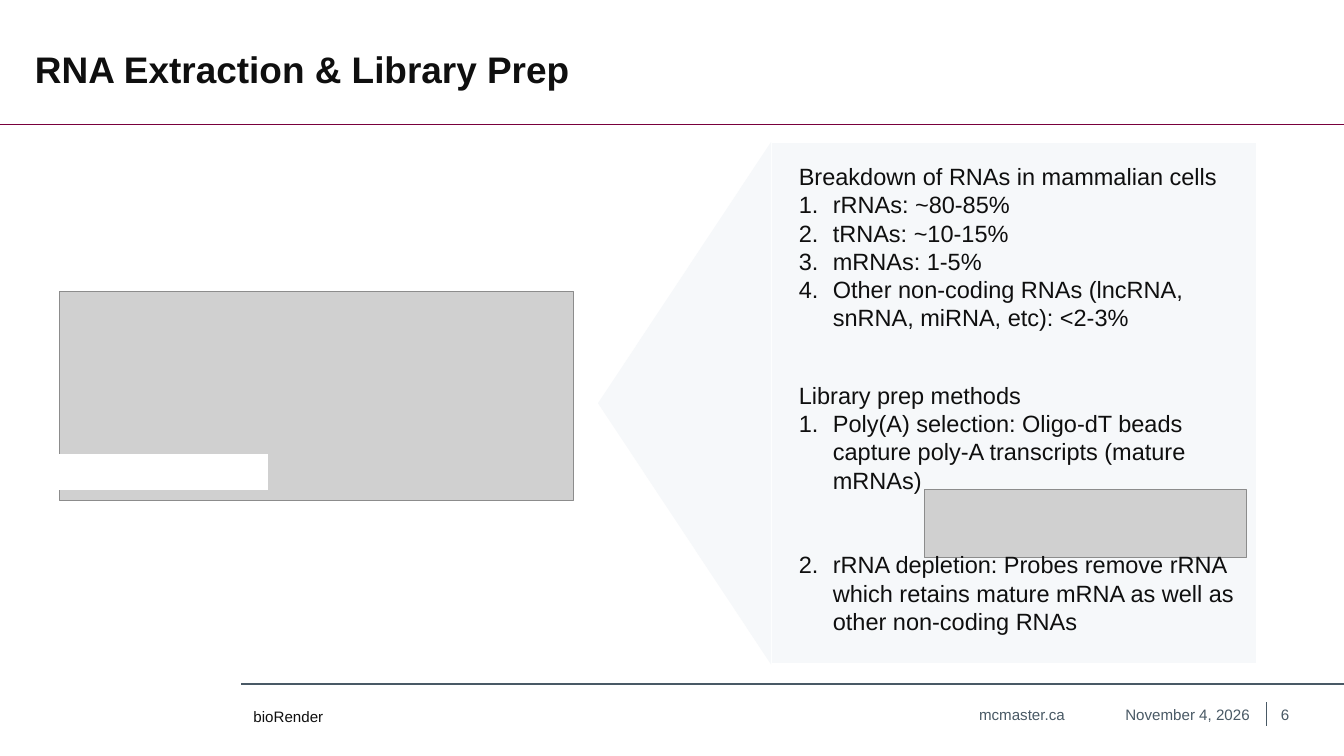
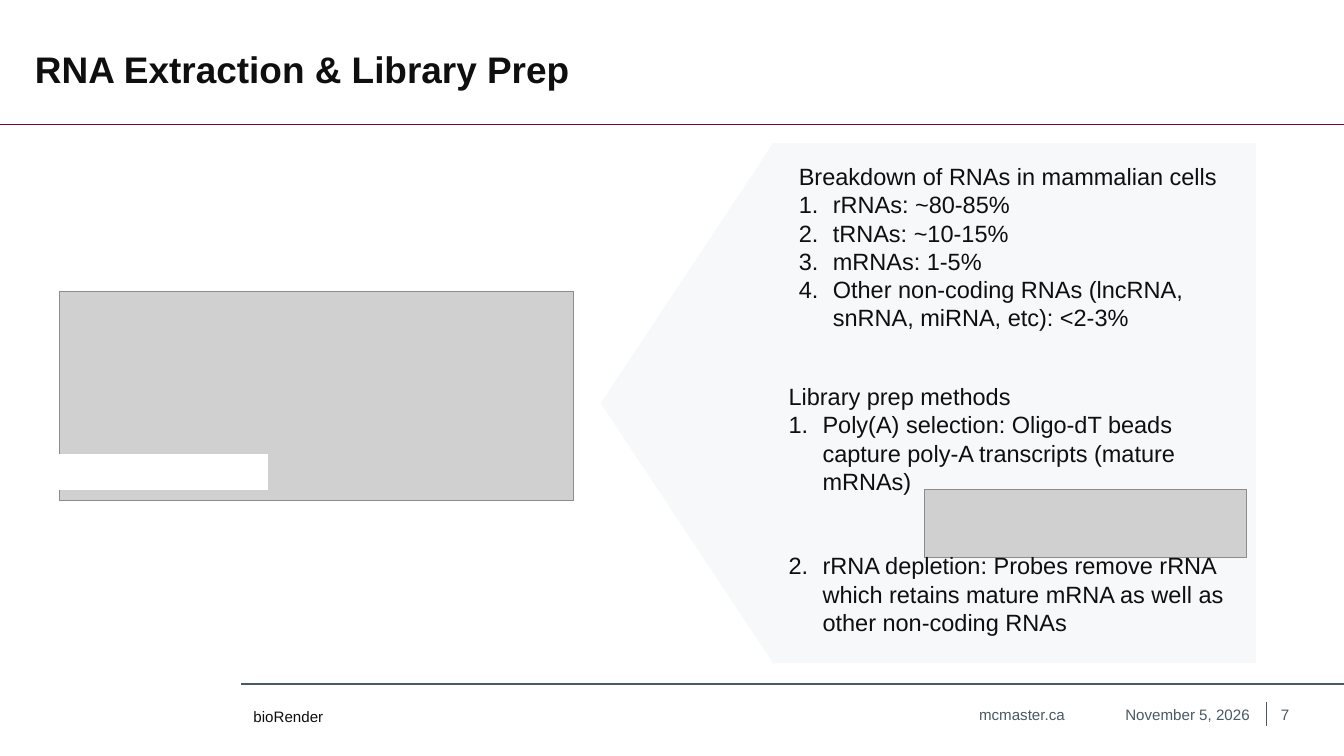
Before and after one commit to khoulahan/Biochem-3BP3, a slide deck: slide 7 of Lectures/Lecture 7 - RNA-Seq.pptx (slide 6 before the commit). Drawn at 1344x756 pixels with LibreOffice and Linux fonts; fonts in the diff are those of the drawing; grey boxes stand for pictures; background and template pictures are left out. Boxes give left, top, right and bottom in pixels: in the first picture for what was removed or moved away, otherwise in the second. Text is boxed around its words. In the diff, an @@ line names an element or a change of style, - is before the commit and + after.

```diff
--- a/Lectures/Lecture 7 - RNA-Seq.pptx
+++ b/Lectures/Lecture 7 - RNA-Seq.pptx
@@ text "Library prep methods": place and size @@
-text "Library prep methods" at [799, 387, 1234, 635]
+text "Library prep methods" at [789, 388, 1224, 636]
@@ text at [1125, 709, 1250, 722]: text changed @@
-November 4, 2026
+November 5, 2026
@@ page number at [1281, 709, 1289, 720]: text changed @@
-6
+7
```
Also in this commit, not shown: 28 other slides changed, 2 slides added.
